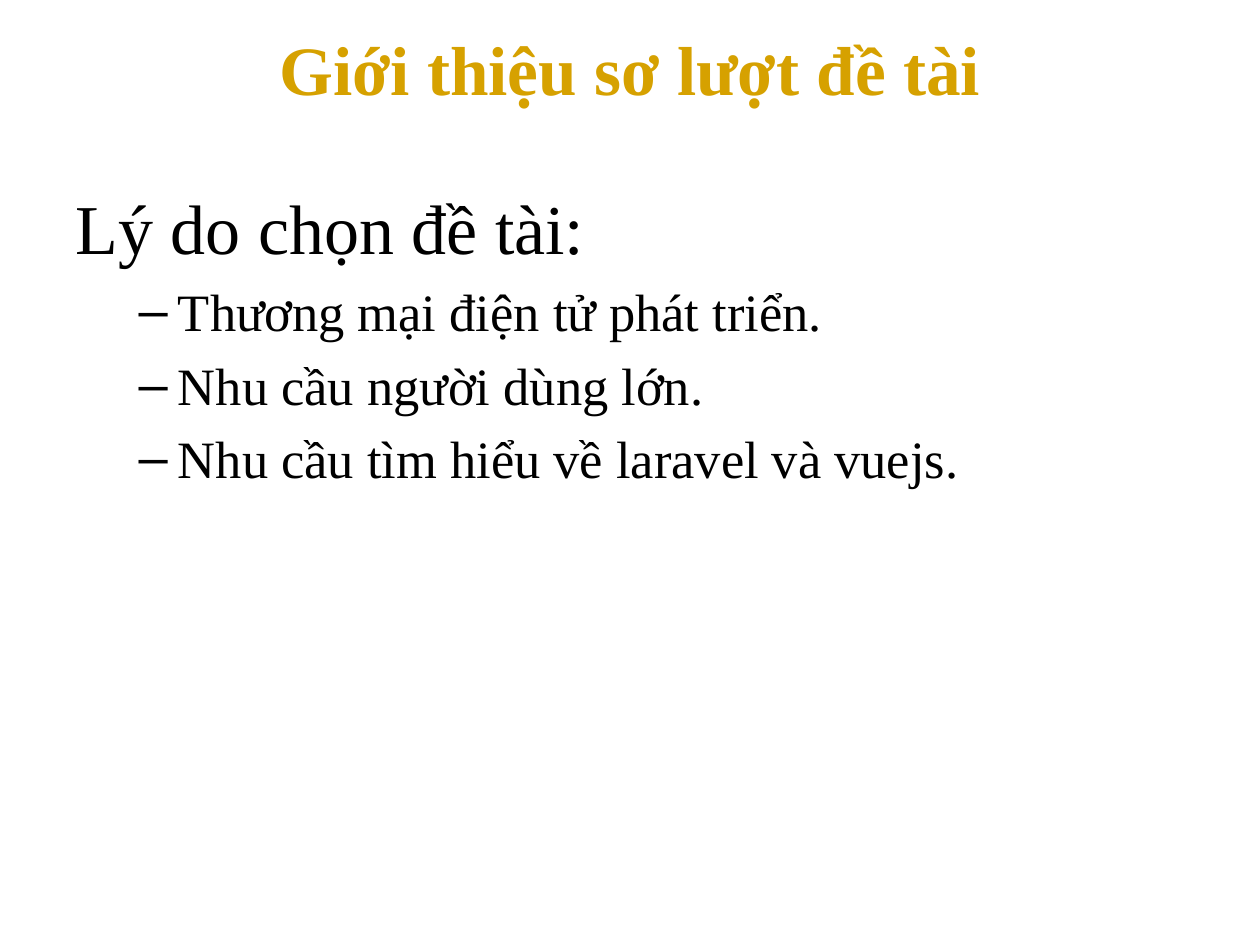
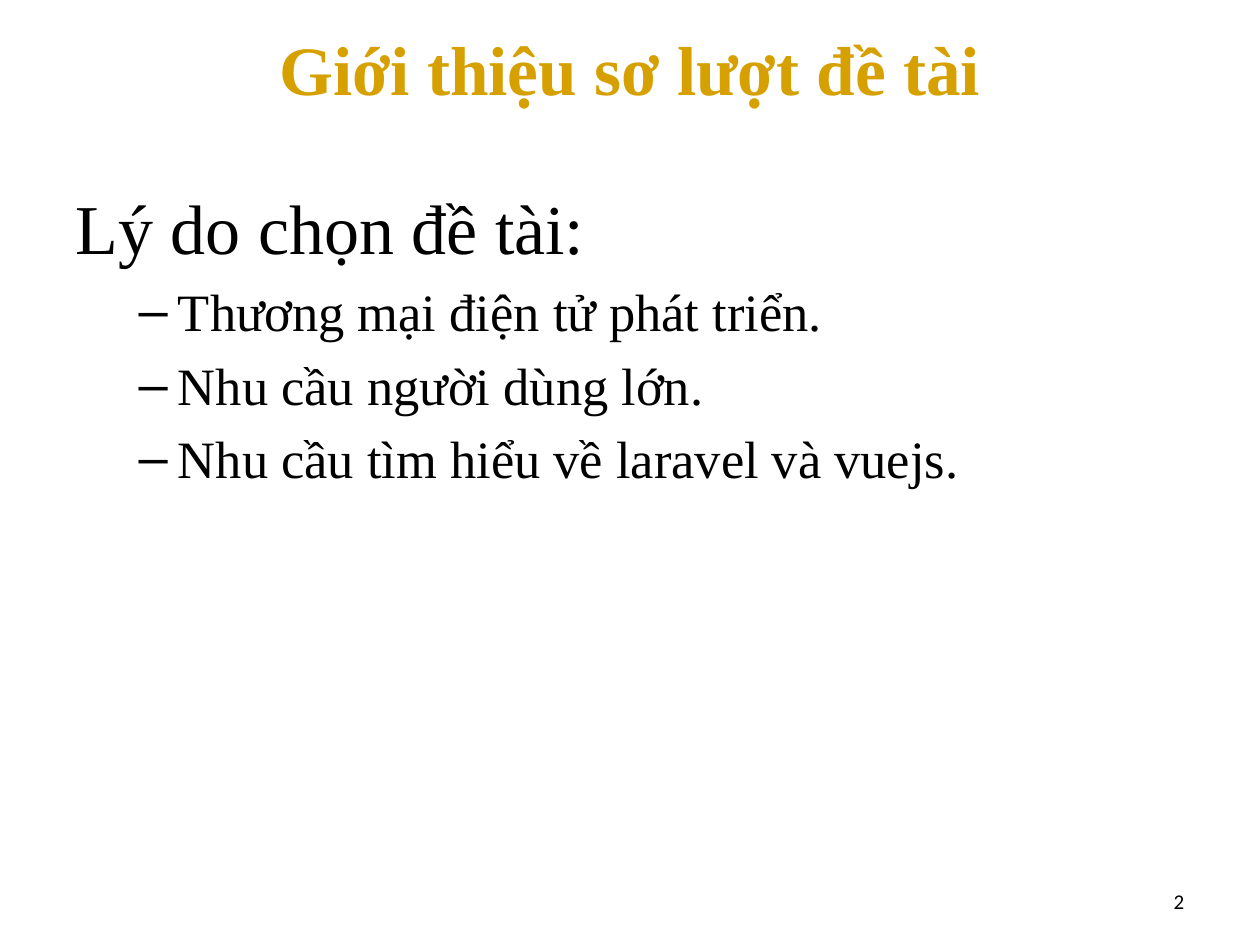
Before and after one commit to anhempk1250/TLCN-CuaHangTinHoc, a slide deck: slide 3 of TLCN.pptx. Drawn at 1260x945 pixels with LibreOffice and Linux fonts; fonts in the diff are those of the drawing; background and template pictures are left out. Boxes give left, top, right and bottom in pixels: in the first picture for what was removed or moved away, otherwise in the second. Text is boxed around its words. In the diff, an @@ line names an element or a change of style, - is before the commit and + after.

```diff
--- a/TLCN.pptx
+++ b/TLCN.pptx
@@ page number added at (x1=1174, y1=895, x2=1185, y2=909), 12 pt, text #000000 @@
+2
```
Also in this commit, not shown: 8 other slides changed, 3 slides added, 2 slides removed.
